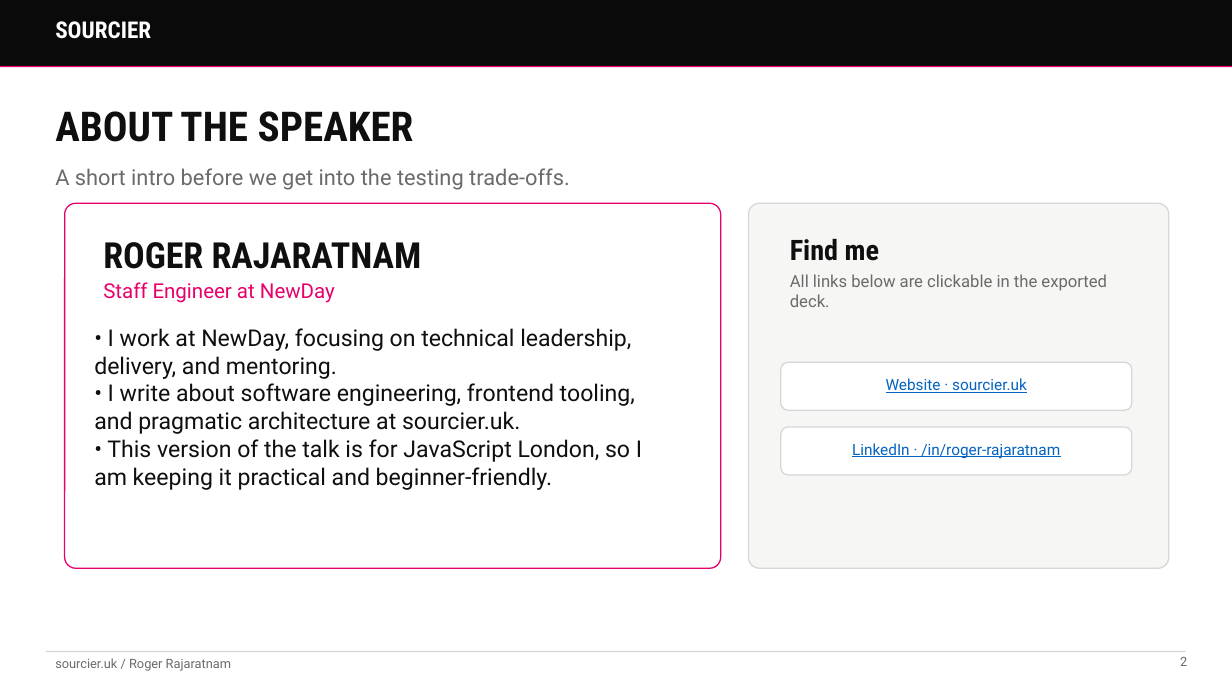
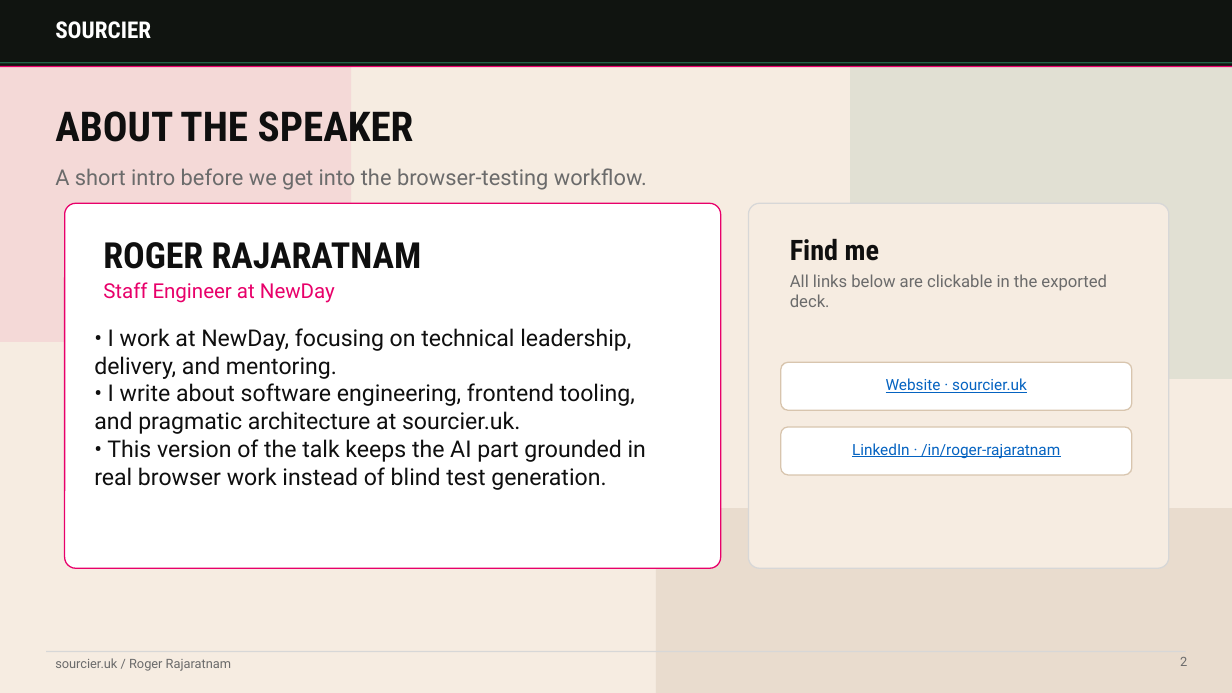
Before and after one commit to sourcier/web-sourcier.uk, a slide deck: slide 2 of public/talks/playwright-e2e-testing-talk.pptx. Drawn at 1232x693 pixels with LibreOffice and Linux fonts; fonts in the diff are those of the drawing. Boxes give left, top, right and bottom in pixels: in the first picture for what was removed or moved away, otherwise in the second. Text is boxed around its words. In the diff, an @@ line names an element or a change of style, - is before the commit and + after.

Commit message:
Enhance PowerPoint templates and update global styles for improved aesthetics and code presentation

```diff
--- a/public/talks/playwright-e2e-testing-talk.pptx
+++ b/public/talks/playwright-e2e-testing-talk.pptx
@@ background #FFFFFF to #F6ECE1 @@
@@ rectangle at bbox=[0, 0, 1232, 67]: fill #0A0A0A to #101410; outline #0A0A0A 1 pt to #101410 1 pt @@
@@ rounded rectangle added at bbox=[0, 0, 351, 342], fill #E8006A at 8% opacity @@
@@ rounded rectangle added at bbox=[850, 0, 1232, 379], fill #2A7D5B at 10% opacity @@
@@ line added from (0, 63) to (1232, 63), #2A7D5B 1 pt @@
@@ text at bbox=[55, 168, 647, 190]: text changed @@
-A short intro before we get into the testing trade-offs.
+A short intro before we get into the browser-testing workflow.
@@ rounded rectangle at bbox=[749, 203, 1169, 568]: fill #F6F6F4 to #F6ECE1 @@
@@ rounded rectangle at bbox=[781, 362, 1132, 410]: outline #D7D7D7 1 pt to #D8C5AE 1 pt @@
@@ text at bbox=[94, 439, 646, 490]: text changed @@
-• This version of the talk is for JavaScript London, so I am keeping it practical and beginner-friendly.
+• This version of the talk keeps the AI part grounded in real browser work instead of blind test generation.
@@ rounded rectangle at bbox=[781, 427, 1132, 475]: outline #D7D7D7 1 pt to #D8C5AE 1 pt @@
@@ rounded rectangle added at bbox=[656, 508, 1232, 693], fill #E5D8C9 at 76% opacity @@
```
Also in this commit, not shown: 7 other slides changed, 3 slides added, 3 slides removed, 3 other files.
